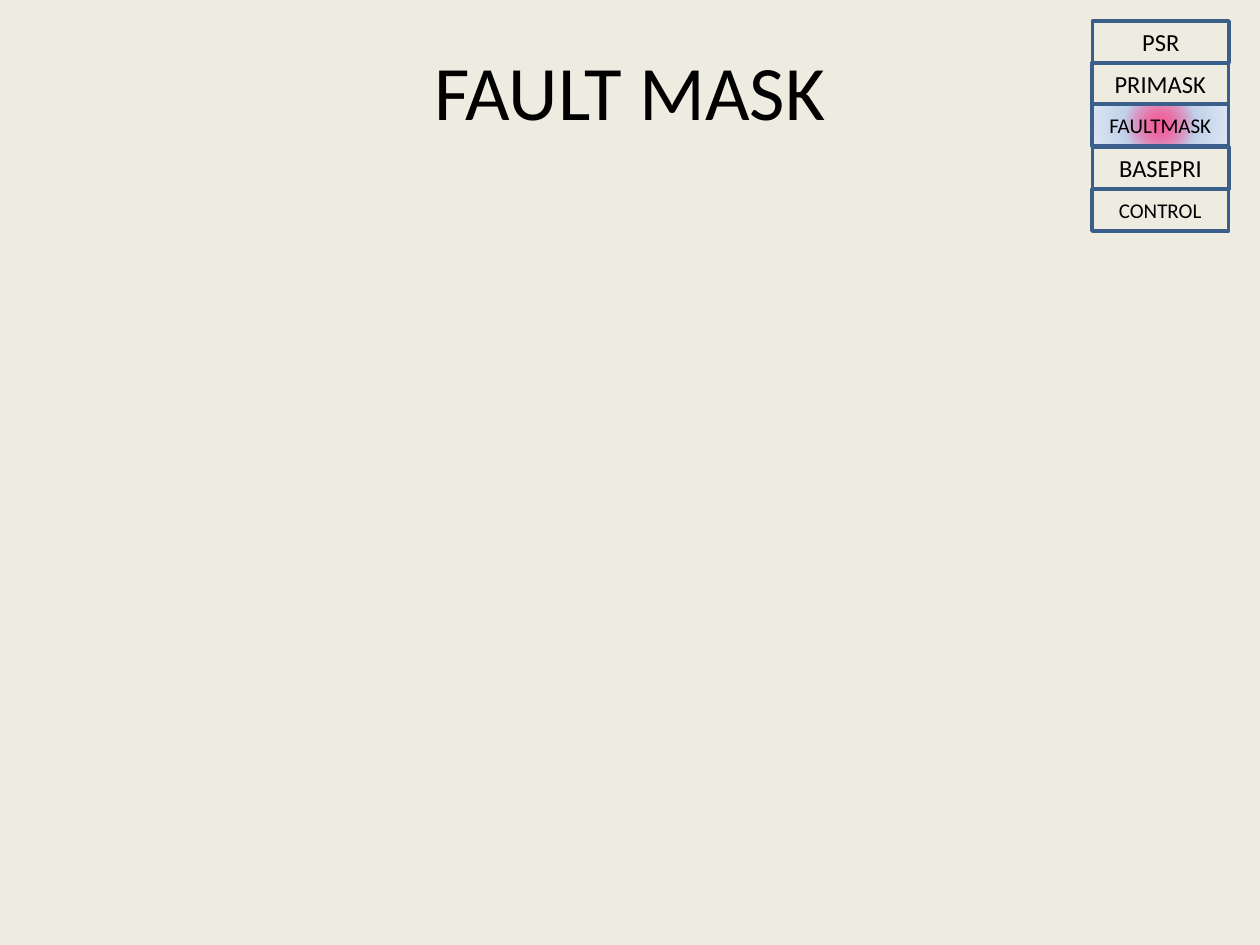
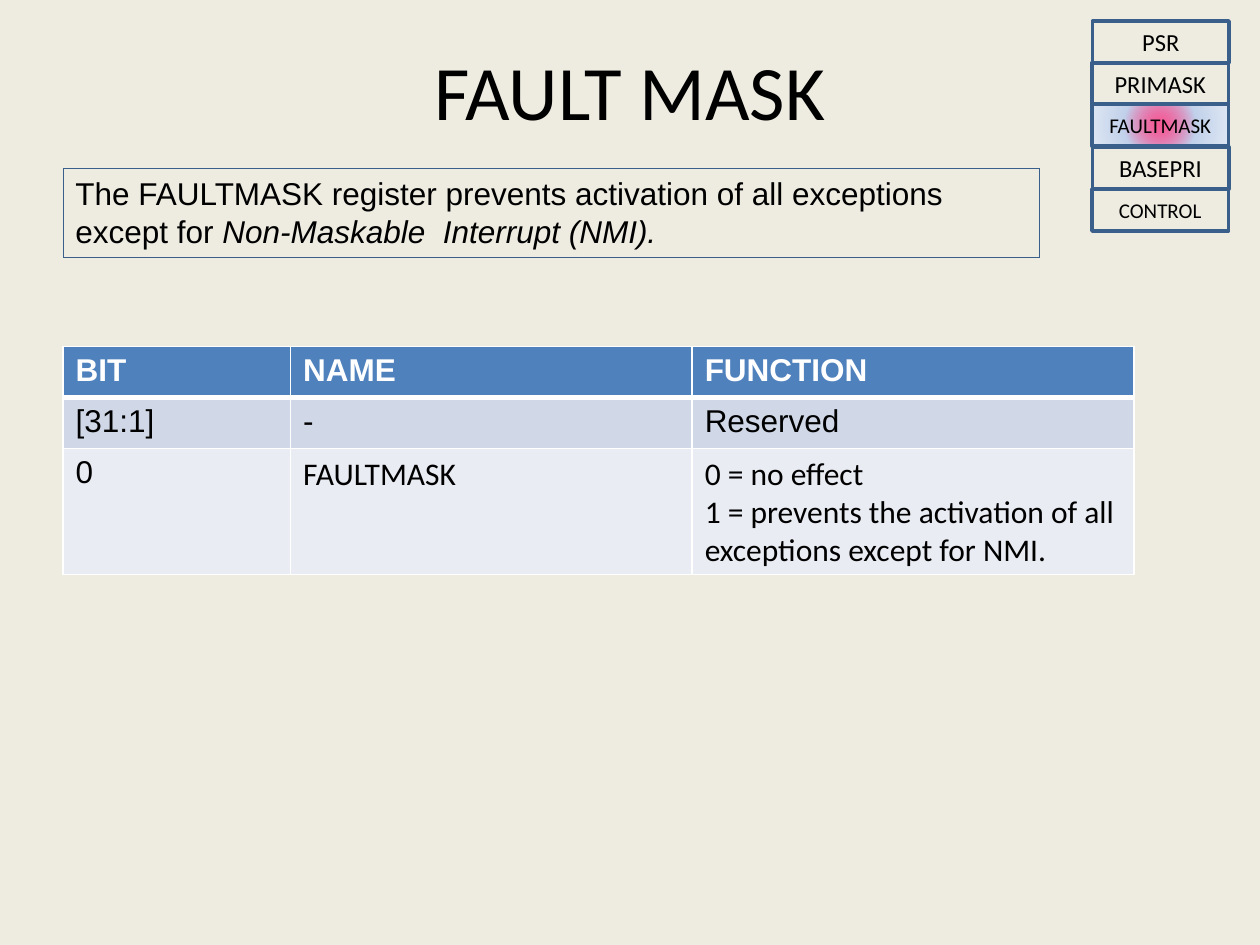
Before and after one commit to girishsukukumar/ARM-Architecture, a slide deck: slide 20 of Module-4.pptx (slide 17 before the commit). Drawn at 1260x945 pixels with LibreOffice and Linux fonts; fonts in the diff are those of the drawing. Boxes give left, top, right and bottom in pixels: in the first picture for what was removed or moved away, otherwise in the second. Text is boxed around its words. In the diff, an @@ line names an element or a change of style, - is before the commit and + after.

```diff
--- a/Module-4.pptx
+++ b/Module-4.pptx
@@ rectangle added at [63, 168, 1040, 257], outline #3A5F8C 0.75 pt, 18 pt, text #000000 @@
+The FAULTMASK register prevents activation of all exceptions except for Non-Maskable Interrupt (NMI).
@@ table added at [63, 346, 1135, 575], 3 rows, 3 columns @@
+BIT | NAME | FUNCTION
+[31:1] | - | Reserved
+0 | FAULTMASK | 0 = no effect / 1 = prevents the activation of all exceptions except for NMI.
```
Also in this commit, not shown: 5 other slides changed, 8 slides added, 25 slides removed.
